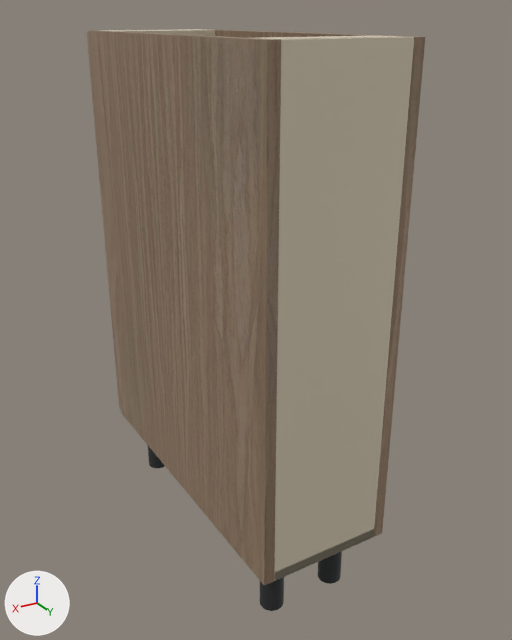
Before and after pictures for a commit that changed the glTF model storefront/public/cabinet-inventory/models/oppein-ply-mnw-bsr09.glb.
One viewpoint serves both versions: a camera (50 mm lens) standing at (0.662, 0.699, 0.901) and looking at (0.08, -0.271, 0.416). Lighting does not change. The marker at lower left points along +X, +Y and +Z. The picture after the commit comes second. Where no turn or scale is listed for an object, it has been applied to the vertices.

Names of what the first picture shows: 'Cabinet back', 'Cabinet bottom', 'Cabinet side', 'Cabinet side.001', 'Door', 'Top support rail', 'Top support rail.001' and 3 more.
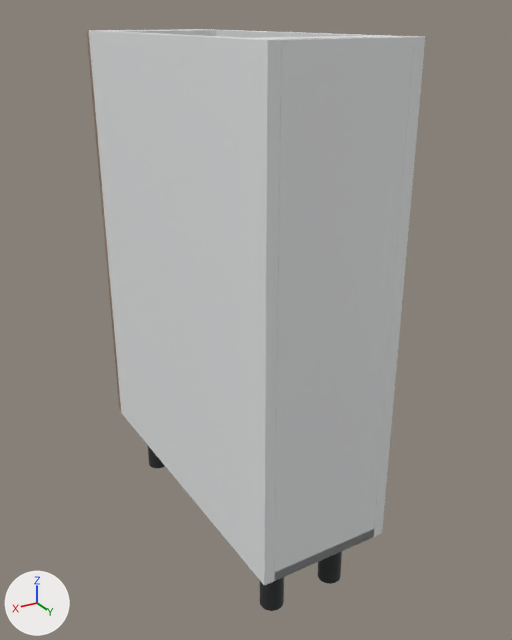
Boxes (x1, y1, x2, y2) around the edits, measured in the pictures (512 x 640 px):
```json
{"object": "Cabinet side.001", "change": "recoloured", "before": [89, 30, 281, 586], "after": [89, 30, 281, 586], "on screen": "brown to white"}
{"object": "Cabinet back", "change": "recoloured", "before": [274, 37, 414, 580], "after": [274, 37, 414, 580], "on screen": "beige to white"}
{"object": "Cabinet side", "change": "recoloured", "before": [203, 29, 425, 537], "after": [203, 29, 425, 537]}
{"object": "Cabinet bottom", "change": "recoloured", "before": [274, 529, 374, 581], "after": [274, 529, 374, 581]}
{"object": "Top support rail.001", "change": "recoloured", "before": [101, 29, 215, 36], "after": [101, 29, 215, 36], "on screen": "beige to white"}
{"object": "Top support rail", "change": "recoloured", "before": [261, 36, 403, 39], "after": [261, 36, 403, 39], "on screen": "beige to white"}
```

Edits to the scene script, one JSON object a line:
```json
{"op": "add", "block": "mat_white_cabinet_carcass", "code": ["mat_white_cabinet_carcass = principled_material('White cabinet carcass')", "mat_white_cabinet_carcass.base_color = (0.82, 0.83, 0.835)  # white #eaebec", "mat_white_cabinet_carcass.roughness = 0.48"]}
{"block": "me_cube_002", "where": "me_cube_002.from_pydata(...)  # 56 vertices, 108 faces; spans x -0.096..0.096, y -0.006..0.006, z -0.381..0.381"}
{"op": "remove", "block": "me_cube_002", "code": "me_cube_002.materials.append(mat_cabinet_interior___visual_interpretation)  # beige #daceb6"}
{"op": "add", "block": "me_cube_002", "code": "me_cube_002.materials.append(mat_white_cabinet_carcass)  # white #eaebec"}
{"block": "me_cube_003", "where": "me_cube_003.from_pydata(...)  # 56 vertices, 108 faces; spans x -0.096..0.096, y -0.293..0.293, z -0.009..0.009"}
{"op": "remove", "block": "me_cube_003", "code": "me_cube_003.materials.append(mat_cabinet_interior___visual_interpretation)  # beige #daceb6"}
{"op": "add", "block": "me_cube_003", "code": "me_cube_003.materials.append(mat_white_cabinet_carcass)  # white #eaebec"}
{"block": "me_cube", "where": "me_cube.from_pydata(...)  # 56 vertices, 108 faces; spans x -0.009..0.009, y -0.293..0.293, z -0.381..0.381"}
{"op": "remove", "block": "me_cube", "code": "me_cube.materials.append(mat_supplier_finish___natural_wood)  # picture img_oak"}
{"op": "add", "block": "me_cube", "code": "me_cube.materials.append(mat_white_cabinet_carcass)  # white #eaebec"}
{"block": "me_cube_001", "where": "me_cube_001.from_pydata(...)  # 56 vertices, 108 faces; spans x -0.009..0.009, y -0.293..0.293, z -0.381..0.381"}
{"op": "remove", "block": "me_cube_001", "code": "me_cube_001.materials.append(mat_supplier_finish___natural_wood)  # picture img_oak"}
{"op": "add", "block": "me_cube_001", "code": "me_cube_001.materials.append(mat_white_cabinet_carcass)  # white #eaebec"}
{"block": "me_cube_004", "where": "me_cube_004.from_pydata(...)  # 56 vertices, 108 faces; spans x -0.096..0.096, y -0.035..0.035, z -0.009..0.009"}
{"op": "remove", "block": "me_cube_004", "code": "me_cube_004.materials.append(mat_cabinet_interior___visual_interpretation)  # beige #daceb6"}
{"op": "add", "block": "me_cube_004", "code": "me_cube_004.materials.append(mat_white_cabinet_carcass)  # white #eaebec"}
{"block": "me_cube_005", "where": "me_cube_005.from_pydata(...)  # 56 vertices, 108 faces; spans x -0.096..0.096, y -0.035..0.035, z -0.009..0.009"}
{"op": "remove", "block": "me_cube_005", "code": "me_cube_005.materials.append(mat_cabinet_interior___visual_interpretation)  # beige #daceb6"}
{"op": "add", "block": "me_cube_005", "code": "me_cube_005.materials.append(mat_white_cabinet_carcass)  # white #eaebec"}
```
